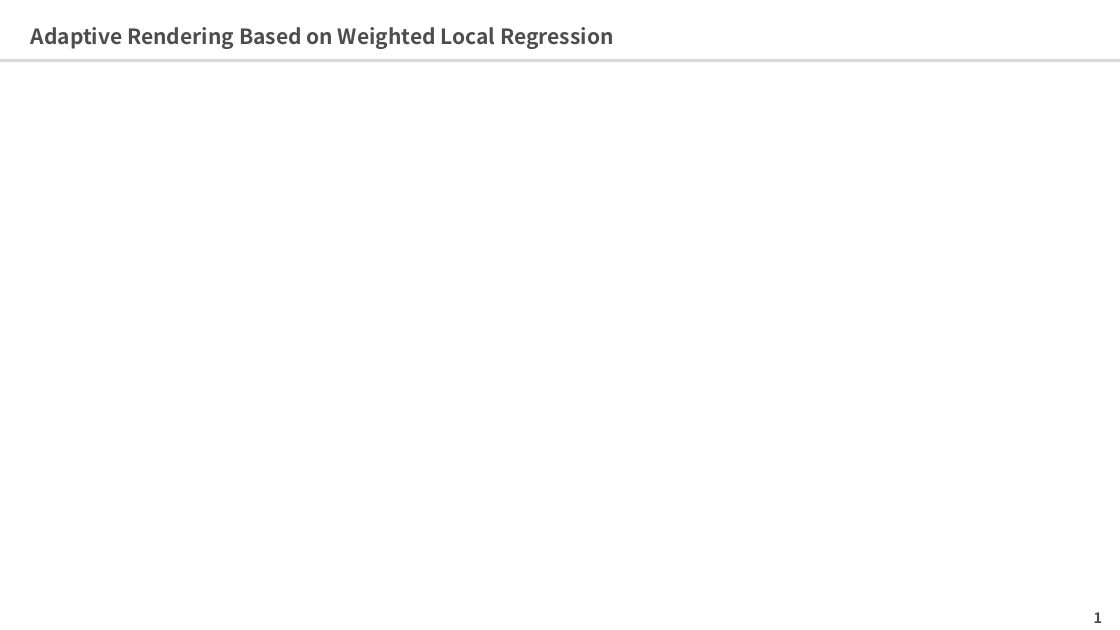
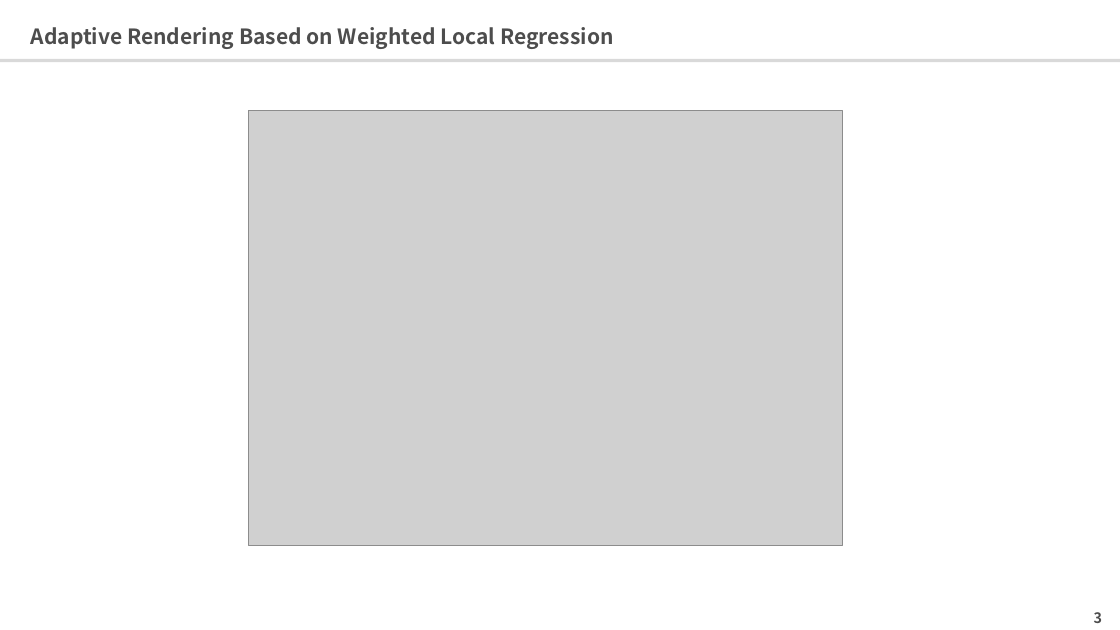
Before and after one commit to 0V/survey-paper-rendering, a slide deck: slide 4 of ppts/filter/Adaptive Rendering Based on Weighted Local Regression.pptx (slide 2 before the commit). Drawn at 1120x630 pixels with LibreOffice and Linux fonts; fonts in the diff are those of the drawing; grey boxes stand for pictures. Boxes give left, top, right and bottom in pixels: in the first picture for what was removed or moved away, otherwise in the second. Text is boxed around its words. In the diff, an @@ line names an element or a change of style, - is before the commit and + after.

```diff
--- a/ppts/filter/Adaptive Rendering Based on Weighted Local Regression.pptx
+++ b/ppts/filter/Adaptive Rendering Based on Weighted Local Regression.pptx
@@ picture added at box(249, 111, 842, 546) @@
@@ page number at box(1094, 612, 1102, 623): text changed @@
-1
+3
```
Also in this commit, not shown: 2 other slides changed, 1 slide added, 5 other files.
